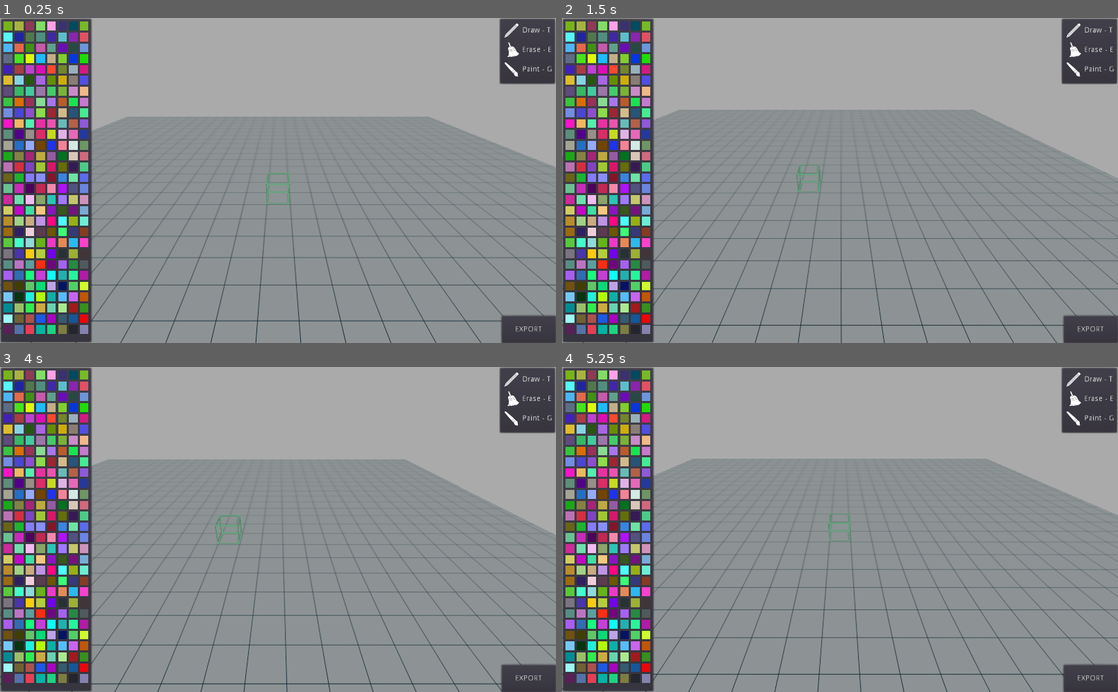
Above: before the commit, frames 1-4 (two rows, left to right).
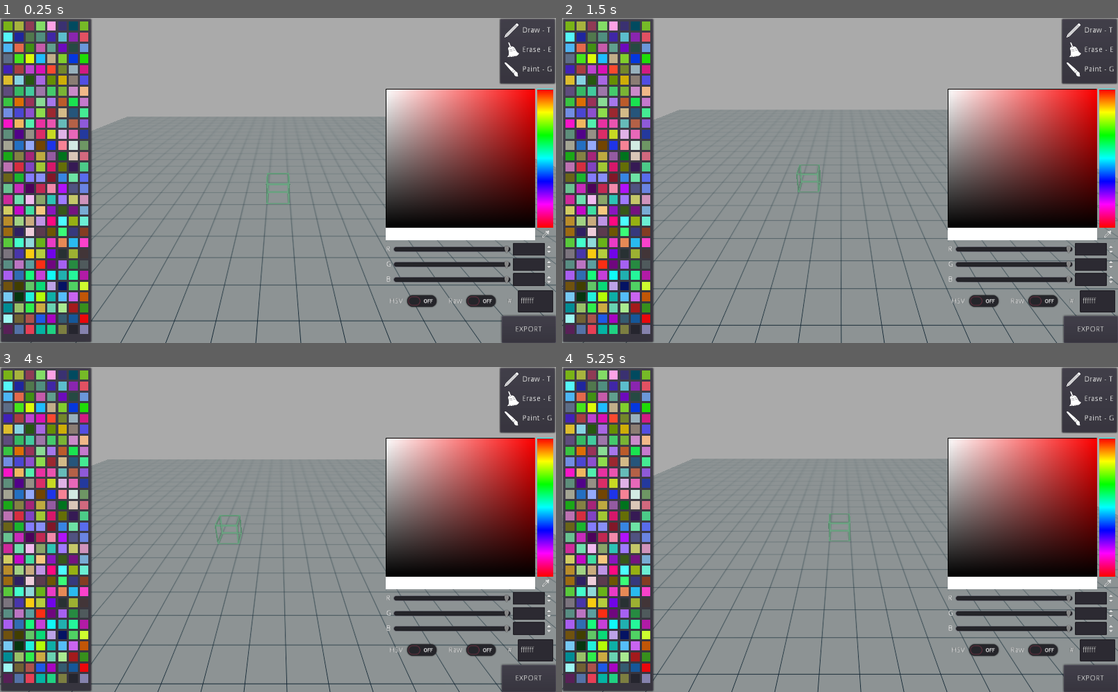
Above: after the commit, the same moments.

Repository: CassieLoYan/Godoxel
Game: Godot game, scene res://WorldSpace/WorldSpace.tscn
Two runs of this game, one before a commit and one after it. Both use one fixed random seed, a clock stepped at 60 frames per second and the inputs below.
Inputs (mouse positions are in pixels of both pictures, inside the frame that each line leads up to):
- Up to frame 1 (0.25 s): no input
- Up to frame 2 (1.5 s): move the mouse to (567, 24) at 0.52 s; press the mouse at (567, 24) at 0.53 s; hold D (right) 0.53-1.28 s; tap Tab (show_colourpicker, bound only after the commit) at 0.8, 1.35 s; move the mouse to (578, 24) at 1.27 s; release the mouse at (578, 24) at 1.28 s; hold S (backwards) from 1.28 s (still down)
- Up to frame 3 (4 s): click (16, 373) at 1.55 s; move the mouse to (27, 373) at 2.02 s; release S (backwards) at 2.03 s; press the mouse at (27, 373) at 2.03 s; hold D (right) 2.03-2.78 s; tap Tab (show_colourpicker, bound only after the commit) at 2.3, 3.8 s; move the mouse to (38, 373) at 2.77 s; release the mouse at (38, 373) at 2.78 s; hold W (forwards) 2.78-3.53 s; tap T (add) at 2.85 s; click (38, 373) at 3.05 s; move the mouse to (50, 373) at 3.52 s; hold A (left) from 3.53 s (still down); tap Z (mirror_Z) at 3.6 s; click (50, 373) at 3.67 s
- Up to frame 4 (5.25 s): move the mouse to (623, 373) at 4.27 s; tap X (mirror_x) at 4.35 s; click (623, 373) at 4.55 s; move the mouse to (634, 373) at 5.02 s; release A (left) at 5.03 s; hold S (backwards) from 5.03 s (still down); tap Y (mirror_y) at 5.1 s; click (634, 373) at 5.17 s

The runs differ from the first frame. In frame 1, 16% of the frame differs, in the area x 69-100%, y 21-91%; in frame 2, 16%; in frame 3, 16%; in frame 4, 16%.

Commit message:
added colour picker

Diff:
--- a/WorldSpace/WorldSpace.tscn
+++ b/WorldSpace/WorldSpace.tscn
@@ -10,6 +10,7 @@
 [ext_resource path="res://Assets/broom.png" type="Texture" id=8]
 [ext_resource path="res://src/VoxelWorld.gd" type="Script" id=9]
 [ext_resource path="res://WorldSpace/FileDialog.gd" type="Script" id=10]
+[ext_resource path="res://src/ColorPicker.gd" type="Script" id=11]
 
 [sub_resource type="SpatialMaterial" id=3]
 flags_transparent = true
@@ -1501,7 +1502,6 @@
 }
 
 [node name="FileDialog" type="FileDialog" parent="Control"]
-visible = true
 anchor_left = 0.5
 anchor_top = 0.5
 anchor_right = 0.5
@@ -1521,6 +1521,20 @@
 "_edit_use_anchors_": false
 }
 
+[node name="ColorPicker" type="ColorPicker" parent="Control"]
+anchor_left = 0.991
+anchor_top = 0.555
+anchor_right = 1.0
+anchor_bottom = 0.555
+margin_left = -307.784
+margin_top = -206.0
+margin_right = -9.0
+margin_bottom = 206.0
+edit_alpha = false
+presets_enabled = false
+presets_visible = false
+script = ExtResource( 11 )
+
 [node name="WorldEnvironment" type="WorldEnvironment" parent="."]
 environment = SubResource( 5 )
 
@@ -1540,3 +1554,4 @@
 [connection signal="pressed" from="Control/Button" to="Control/FileDialog" method="_on_Button_pressed"]
 [connection signal="confirmed" from="Control/FileDialog" to="Control/FileDialog" method="_on_FileDialog_confirmed"]
 [connection signal="export_obj" from="Control/FileDialog" to="VoxelWorld" method="_on_FileDialog_export_obj"]
+[connection signal="color_changed" from="Control/ColorPicker" to="Control/ColorPicker" method="_on_ColorPicker_color_changed"]
--- a/project.godot
+++ b/project.godot
@@ -105,6 +105,11 @@
 "events": [ Object(InputEventKey,"resource_local_to_scene":false,"resource_name":"","device":0,"alt":false,"shift":false,"control":false,"meta":false,"command":false,"pressed":false,"scancode":90,"unicode":0,"echo":false,"script":null)
  ]
 }
+show_colourpicker={
+"deadzone": 0.5,
+"events": [ Object(InputEventKey,"resource_local_to_scene":false,"resource_name":"","device":0,"alt":false,"shift":false,"control":false,"meta":false,"command":false,"pressed":false,"scancode":16777218,"unicode":0,"echo":false,"script":null)
+ ]
+}
 
 [physics]
 
--- /dev/null
+++ b/src/ColorPicker.gd
@@ -0,0 +1,11 @@
+extends ColorPicker
+
+
+func _process(delta):
+	if Input.is_action_just_pressed("show_colourpicker"):
+		visible = !visible
+
+
+func _on_ColorPicker_color_changed(color):
+	Global.colour_ids[Global.current_colour].modulate=color
+	Global.materials[Global.current_colour].albedo_color=color
Not shown: 1 places in WorldSpace/WorldSpace.tscn that only renumber resources
